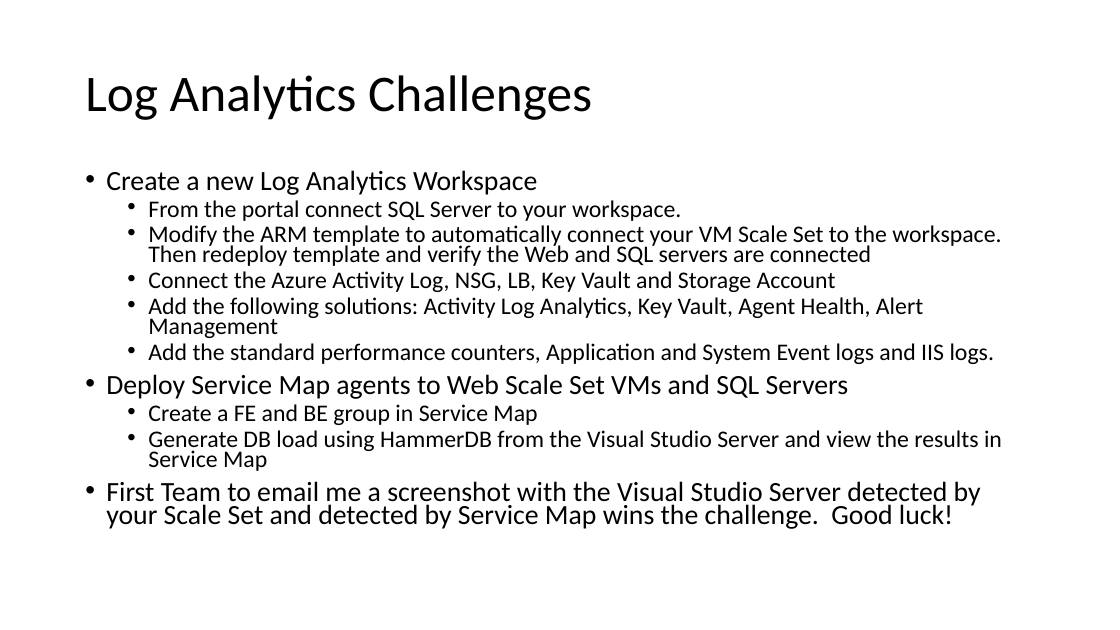
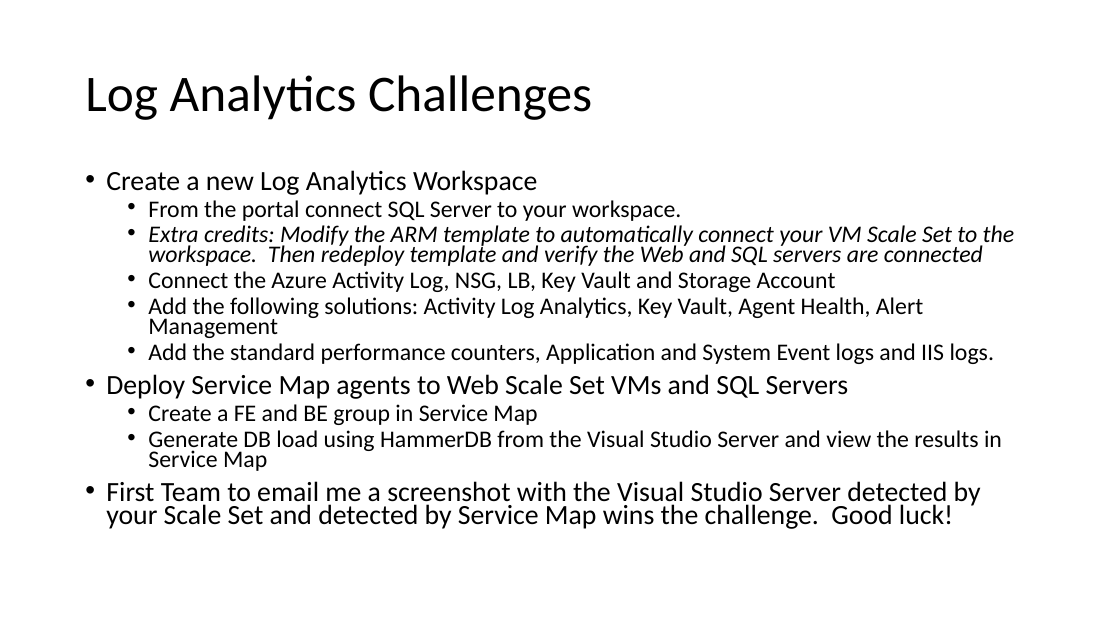
Before and after one commit to peterschen/AzureMonitoringHackathon, a slide deck: slide 6 of Host/Guides/Instructors Azure Monitoring Hackathon.pptx. Drawn at 1120x630 pixels with LibreOffice and Linux fonts; fonts in the diff are those of the drawing. Boxes give left, top, right and bottom in pixels: in the first picture for what was removed or moved away, otherwise in the second. Text is boxed around its words. In the diff, an @@ line names an element or a change of style, - is before the commit and + after.

```diff
--- a/Host/Guides/Instructors Azure Monitoring Hackathon.pptx
+++ b/Host/Guides/Instructors Azure Monitoring Hackathon.pptx
@@ text at (148,225,1015,266): text changed; italic on @@
-  • Modify the ARM template to automatically connect your VM Scale Set to the workspace. Then redeploy template and verify the Web and SQL servers are connected
+  • Extra credits: Modify the ARM template to automatically connect your VM Scale Set to the workspace. Then redeploy template and verify the Web and SQL servers are connected
```
Also in this commit, not shown: 1 other slide changed.
